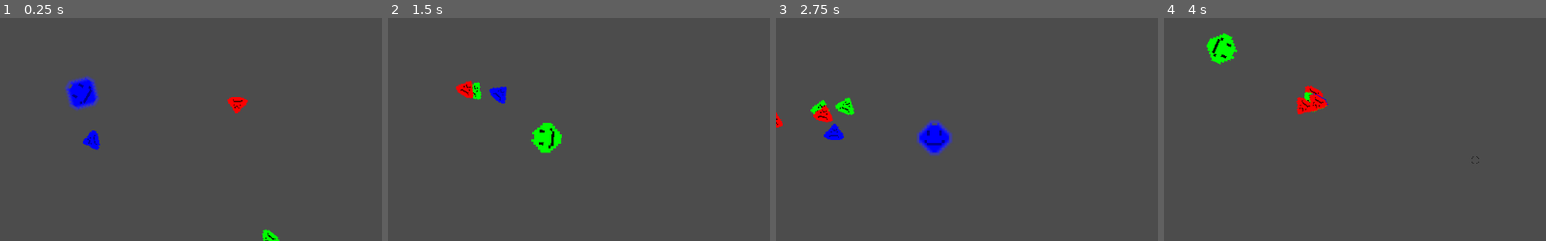
Above: before the commit, frames 1-4 (left to right).
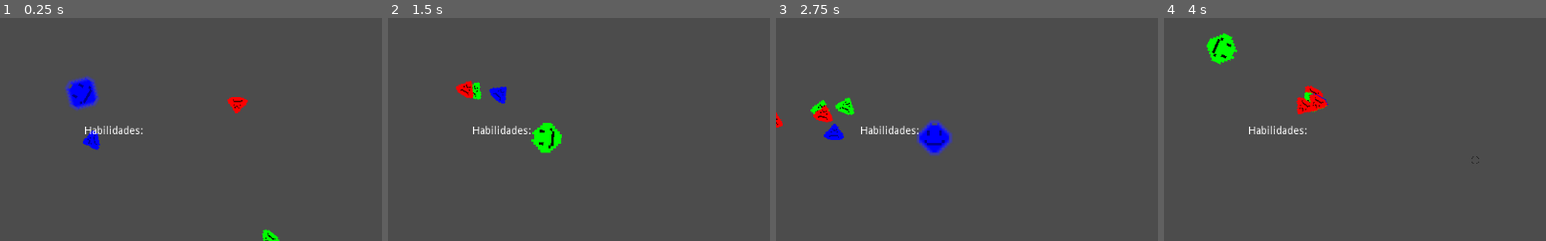
Above: after the commit, the same moments.

Repository: JuanG10/boss
Game: Godot game, scene res://proof of concept.tscn
The game is run twice, just before and just after one commit, with the same random seed, the same clock (stepped at 60 frames per second) and the same inputs.
Inputs (mouse positions are % of the whole screen's width and height, from its top left):
- Up to frame 1 (0.25 s): no input
- Up to frame 2 (1.5 s): tap Enter (ui_accept) at 0.5, 0.77 s; move the mouse to (72, 45) at 0.52 s; hold D (right) 0.53-1.28 s; tap 3 (Activate_atk_speed, bound only after the commit) at 0.6 s; click (72, 45) at 0.67 s; tap 2 (Activate_damage, bound only after the commit) at 0.8, 1.35 s; move the mouse to (30, 55) at 1.27 s; hold S (down) from 1.28 s (still down); click (30, 55) at 1.42 s
- Up to frame 3 (2.75 s): tap Enter (ui_accept) at 1.52 s; tap 1 (Activate_shield, bound only after the commit) at 1.55, 2.1 s; move the mouse to (60, 28) at 2.02 s; release S (down) at 2.03 s; hold D (right) from 2.03 s (still down); click (60, 28) at 2.17 s; tap 3 (Activate_atk_speed, bound only after the commit) at 2.3 s
- Up to frame 4 (4 s): move the mouse to (45, 70) at 2.77 s; release D (right) at 2.78 s; hold W (up) 2.78-3.53 s; tap E (next_color) at 2.85 s; click (45, 70) at 2.92 s; tap Enter (ui_accept) at 3.02, 3.77 s; tap 2 (Activate_damage, bound only after the commit) at 3.05 s; move the mouse to (80, 65) at 3.52 s; hold A (left) from 3.53 s (still down); tap Q (previous_color) at 3.6 s; click (80, 65) at 3.67 s; tap 1 (Activate_shield, bound only after the commit) at 3.8 s
The pictures show only the part of the screen within x 39-89%, y 33-83%; the shares and areas given below are measured in that part.

The runs differ from the first frame. In frame 1, 0.3% of the frame differs, in the area x 22-38%, y 48-53%; in frame 2, 0.3%; in frame 3, 0.3%; in frame 4, 0.3%.

Commit message:
cambio de compra de habilidaddes

Diff:
--- /dev/null
+++ b/Habilidades.gd
@@ -0,0 +1,17 @@
+extends Label
+
+
+
+
+func _ready():
+	set_text("Habilidades: ")
+	set_names_habilidades()
+
+
+func on_update():
+	set_text("Habilidades: " + str(GlobalVariables.money))
+
+
+func set_names_habilidades():
+	for name_habilidad in GlobalVariables.habilidadres:
+		set_text(text + "," + str(name_habilidad))
--- a/Player/Player.gd
+++ b/Player/Player.gd
@@ -13,6 +13,8 @@
 var heal_speed    = GlobalVariables.heal_speed
 var shield_speed  = GlobalVariables.shield_speed
 
+
+
 var shootT  = Timer.new()
 var healT   = Timer.new()
 var shieldT = Timer.new()
@@ -26,6 +28,11 @@
 onready var R = get_node("States/Red")
 onready var G = get_node("States/Green")
 onready var B = get_node("States/Blue")
+
+var habilidades = GlobalVariables.habilidadres
+
+var puedo_activar = false
+
 
 func initialize(l,c):
 	label = l
@@ -48,6 +55,7 @@
 	add_child(shieldT)
 
 func _physics_process(_delta):
+	#print(habilidad)
 	look_at(get_global_mouse_position())
 	#if Input.is_action_just_pressed("ui_accept"):
 	#	speed *= 3
@@ -83,6 +91,29 @@
 		position.y += speed
 	if Input.is_action_pressed('up'):
 		position.y -= speed
+
+	if Input.is_action_just_pressed("Activate_shield") && existe_habilidad("shield"):
+		GlobalVariables.health *= 1.1
+		health = GlobalVariables.health
+		label.on_update(health)
+	if Input.is_action_just_pressed("Activate_speed") && existe_habilidad("speed"):
+		GlobalVariables.speed += .5
+		speed = GlobalVariables.speed
+	if Input.is_action_just_pressed("Activate_damage") && existe_habilidad("damage"):
+		GlobalVariables.dmg += 1
+		dmg = GlobalVariables.dmg
+	if Input.is_action_just_pressed("Activate_atk_speed") && existe_habilidad("atk_speed"):
+		GlobalVariables.atk_speed *= 0.9
+		atk_speed = GlobalVariables.atk_speed
+
+
+
+func existe_habilidad(nombre_habilidad):
+	var boolean = false
+	for name_habilidad in GlobalVariables.habilidadres:
+		boolean = nombre_habilidad == name_habilidad
+	return boolean
+
 
 func heal(x):
 	if(health + x > GlobalVariables.health):
@@ -125,3 +156,9 @@
 func _on_grab_coin(area):
 	area.grab()
 	coins.on_update()
+
+func puede_activar_habilidad():
+	 puedo_activar = true
+
+func _on_Timer_timeout():
+	pass
--- a/Player/Player.tscn
+++ b/Player/Player.tscn
@@ -13,7 +13,9 @@
 [sub_resource type="CircleShape2D" id=2]
 radius = 47.2431
 
-[node name="Player" type="Area2D"]
+[node name="Player" type="Area2D" groups=[
+"Player",
+]]
 position = Vector2( 309, 184 )
 script = ExtResource( 1 )
 
@@ -48,4 +50,7 @@
 
 [node name="CollisionShape2D" type="CollisionShape2D" parent="Area2D"]
 shape = SubResource( 2 )
+
+[node name="Timer" type="Timer" parent="."]
 [connection signal="area_entered" from="Area2D" to="." method="_on_grab_coin"]
+[connection signal="timeout" from="Timer" to="." method="_on_Timer_timeout"]
--- /dev/null
+++ b/UpgradeScreen/BluePanel.tscn
@@ -0,0 +1,5 @@
+[gd_scene load_steps=2 format=2]
+
+[ext_resource path="res://UpgradeScreen/BasePanel.tscn" type="PackedScene" id=1]
+
+[node name="BluePanel" instance=ExtResource( 1 )]
--- a/UpgradeScreen/UpgradeWindow.gd
+++ b/UpgradeScreen/UpgradeWindow.gd
@@ -3,7 +3,8 @@
 const PANELS = {
 	BASE = preload("res://UpgradeScreen/BasePanel.tscn"),
 	RED = preload("res://UpgradeScreen/RedPanel.tscn"),
-	GREEN = preload("res://UpgradeScreen/GreenPanel.tscn")
+	GREEN = preload("res://UpgradeScreen/GreenPanel.tscn"),
+	BLUE  = preload("res://UpgradeScreen/BluePanel.tscn")
 }
 
 const LEVELS = {
--- a/UpgradeScreen/upgrade_list.gd
+++ b/UpgradeScreen/upgrade_list.gd
@@ -17,6 +17,16 @@
 	cuchillo = preload("res://Iconos/cuchillo_azul-violeta.png"),
 	pistola = preload("res://Iconos/pistola_azul-violeta.png")
 }
+func _input(event):
+	if event is InputEventMouseButton :
+			if get_selected_items().size() > 0:
+				print(get_selected_items()[0])
+
+func _physics_process(delta):
+	if parent_name == "BasePanel":
+		#print(get_item_text(0))
+		#print(1)
+		pass
 
 func _ready():
 	set_fixed_icon_size(ICON_SIZE)
@@ -35,13 +45,20 @@
 
 func _on_list_item_activated(_index):
 	# Muchos if hardcodeados, refactor junto con el jugador.
-	if GlobalVariables.money >= intPrecio:
+	#GlobalVariables.money >= intPrecio
+	if true:
 		GlobalVariables.money -= intPrecio
 		get_parent().get_node("Coins").on_update()
-		if _get_selected_item() == 0: GlobalVariables.atk_speed *= 0.9
-		elif _get_selected_item() == 1: GlobalVariables.speed += .5
-		elif _get_selected_item() == 2: GlobalVariables.health *= 1.1
-		elif _get_selected_item() == 3: GlobalVariables.dmg += 1
+		#print(get_parent().get_parent().get_parent().name)
+		if _get_selected_item()   == 0:
+			GlobalVariables.habilidadres.append("atk_spped")
+		elif _get_selected_item() == 1:
+			GlobalVariables.habilidadres.append("Speed")
+		elif _get_selected_item() == 2:
+			GlobalVariables.habilidadres.append("shield")
+		elif _get_selected_item() == 3:
+			GlobalVariables.habilidadres.append("damage")
+
 		else: pass
 	#print("VelocidadAtaque: ", GlobalVariables.atk_speed," Velocidad: ", GlobalVariables.speed, " Vida: ",GlobalVariables.health, " Daño: ", GlobalVariables.dmg)
 
--- a/global_variables.gd
+++ b/global_variables.gd
@@ -13,3 +13,7 @@
 var brn_dmg = 1
 var heal_speed = 1.5
 var shield_speed = 5
+
+var habilidadres = []
+
+var player
--- a/project.godot
+++ b/project.godot
@@ -62,6 +62,27 @@
 , Object(InputEventMouseButton,"resource_local_to_scene":false,"resource_name":"","device":0,"alt":false,"shift":false, …(202 unchanged characters)…
  ]
 }
+Activate_shield={
+"deadzone": 0.5,
+"events": [ Object(InputEventKey,"resource_local_to_scene":false,"resource_name":"","device":0,"alt":false,"shift":false,"control":false,"meta":false,"command":false,"pressed":false,"scancode":49,"unicode":0,"echo":false,"script":null)
+ ]
+}
+Activate_damage={
+"deadzone": 0.5,
+"events": [ Object(InputEventKey,"resource_local_to_scene":false,"resource_name":"","device":0,"alt":false,"shift":false,"control":false,"meta":false,"command":false,"pressed":false,"scancode":50,"unicode":0,"echo":false,"script":null)
+ ]
+}
+Activate_speed={
+"deadzone": 0.5,
+"events": [ Object(InputEventKey,"resource_local_to_scene":false,"resource_name":"","device":0,"alt":false,"shift":false,"control":false,"meta":false,"command":false,"pressed":false,"scancode":51,"unicode":0,"echo":false,"script":null)
+ ]
+}
+Activate_atk_speed={
+"deadzone": 0.5,
+"events": [ Object(InputEventKey,"resource_local_to_scene":false,"resource_name":"","device":0,"alt":false,"shift":false,"control":false,"meta":false,"command":false,"pressed":false,"scancode":51,"unicode":0,"echo":false,"script":null)
+, Object(InputEventKey,"resource_local_to_scene":false,"resource_name":"","device":0,"alt":false,"shift":false,"control":false,"meta":false,"command":false,"pressed":false,"scancode":52,"unicode":0,"echo":false,"script":null)
+ ]
+}
 
 [rendering]
 
--- a/proof of concept.tscn
+++ b/proof of concept.tscn
@@ -7,6 +7,7 @@
 [ext_resource path="res://cursor.png" type="Texture" id=5]
 [ext_resource path="res://Cursor.gd" type="Script" id=6]
 [ext_resource path="res://Coins.gd" type="Script" id=7]
+[ext_resource path="res://Habilidades.gd" type="Script" id=8]
 
 [node name="Main" type="Node"]
 script = ExtResource( 3 )
@@ -40,8 +41,20 @@
 margin_top = 11.2791
 margin_right = 51.0036
 margin_bottom = 25.2791
-text = "Coins: 0"
+text = "Coins: 0
+"
 script = ExtResource( 7 )
+__meta__ = {
+"_edit_use_anchors_": false
+}
+
+[node name="Habilidades" type="Label" parent="Player/CanvasLayer"]
+margin_left = 514.636
+margin_top = 344.352
+margin_right = 610.636
+margin_bottom = 358.352
+text = "asddssddassda"
+script = ExtResource( 8 )
 __meta__ = {
 "_edit_use_anchors_": false
 }
Not shown: 1 places in proof of concept.tscn that only renumber resources
